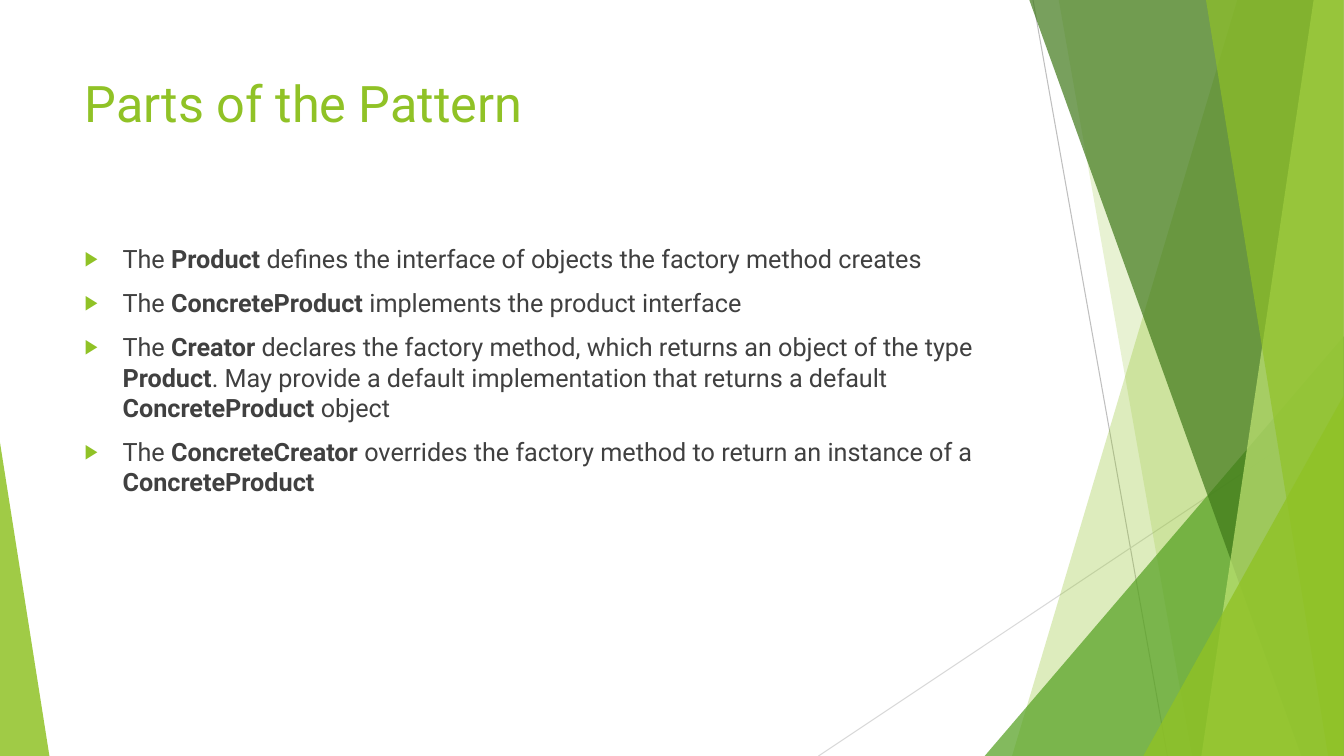
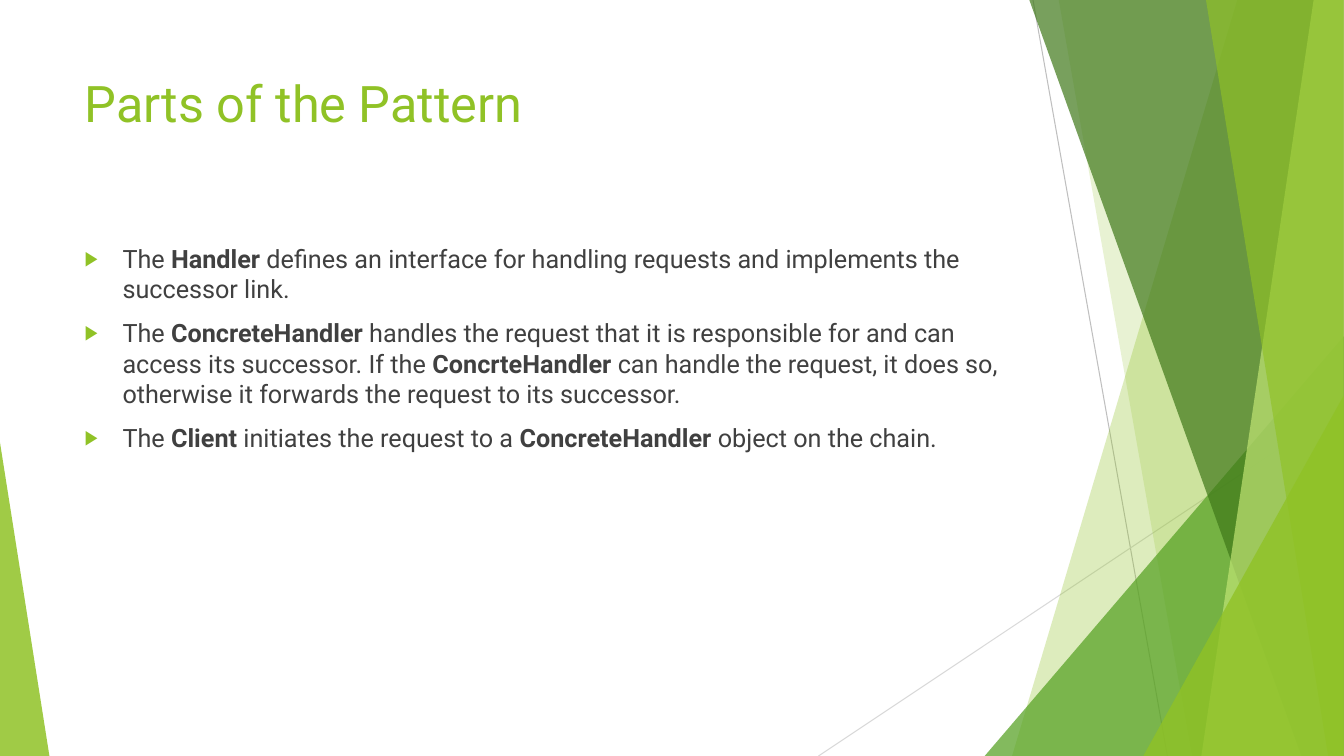
Before and after one commit to cmelende/Design-Patterns, a slide deck: slide 4 of Notes/Powerpoints/Chain Of Responsibility.pptx (slide 2 before the commit). Drawn at 1344x756 pixels with LibreOffice and Linux fonts; fonts in the diff are those of the drawing. Boxes give left, top, right and bottom in pixels: in the first picture for what was removed or moved away, otherwise in the second. Text is boxed around its words. In the diff, an @@ line names an element or a change of style, - is before the commit and + after.

```diff
--- a/Notes/Powerpoints/Chain Of Responsibility.pptx
+++ b/Notes/Powerpoints/Chain Of Responsibility.pptx
@@ text at (123,249,997,453): text changed @@
-▶ The Product defines the interface of objects the factory method creates
-▶ The ConcreteProduct implements the product interface
-▶ The Creator declares the factory method, which returns an object of the type Product. May provide a default implementation that returns a default ConcreteProduct object
-▶ The ConcreteCreator overrides the factory method to return an instance of a ConcreteProduct
+▶ The Handler defines an interface for handling requests and implements the successor link.
+▶ The ConcreteHandler handles the request that it is responsible for and can access its successor. If the ConcrteHandler can handle the request, it does so, otherwise it forwards the request to its successor.
+▶ The Client initiates the request to a ConcreteHandler object on the chain.
```
Also in this commit, not shown: 2 other slides changed, 2 slides added, 4 slides removed.
